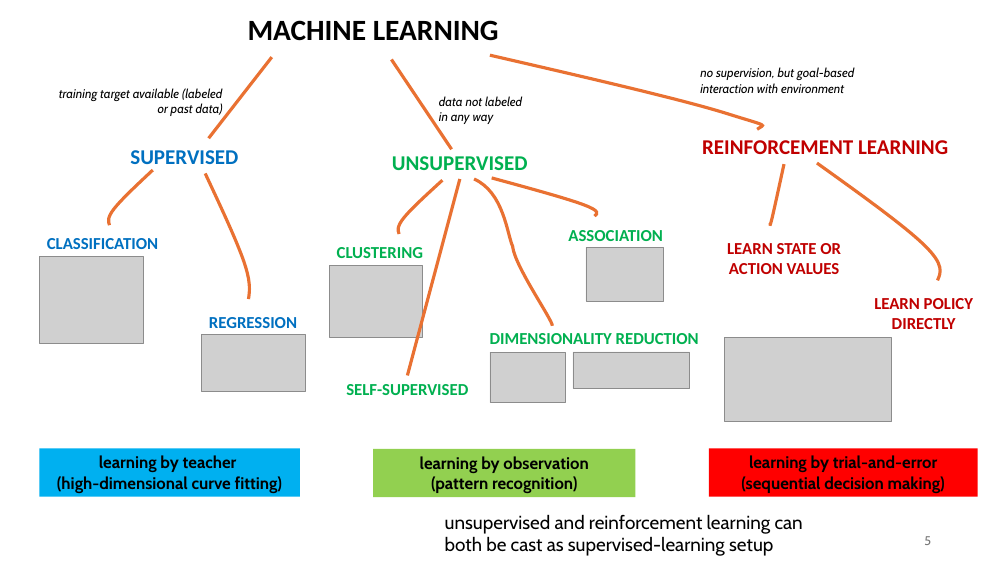
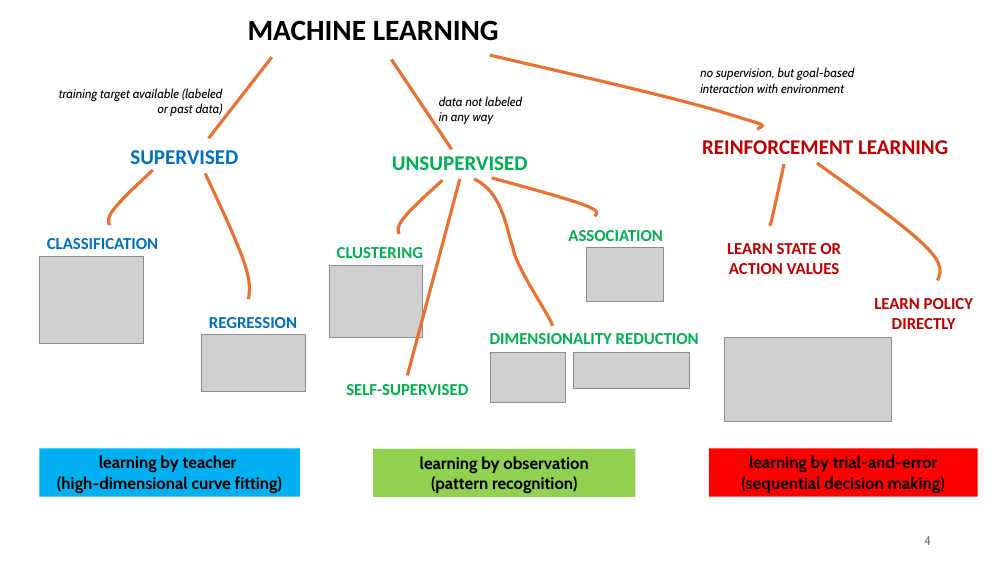
Before and after one commit to FelixWick/data_science, a slide deck: slide 4 of slides/2_clustering.pptx (slide 5 before the commit). Drawn at 1008x567 pixels with LibreOffice and Linux fonts; fonts in the diff are those of the drawing; grey boxes stand for pictures. Boxes give left, top, right and bottom in pixels: in the first picture for what was removed or moved away, otherwise in the second. Text is boxed around its words. In the diff, an @@ line names an element or a change of style, - is before the commit and + after.

```diff
--- a/slides/2_clustering.pptx
+++ b/slides/2_clustering.pptx
@@ text removed at (445, 514, 803, 556) @@
-unsupervised and reinforcement learning can both be cast as supervised-learning setup
@@ page number at (924, 536, 931, 545): text changed @@
-5
+4
```
Also in this commit, not shown: 1 other slide changed, 3 other files.
